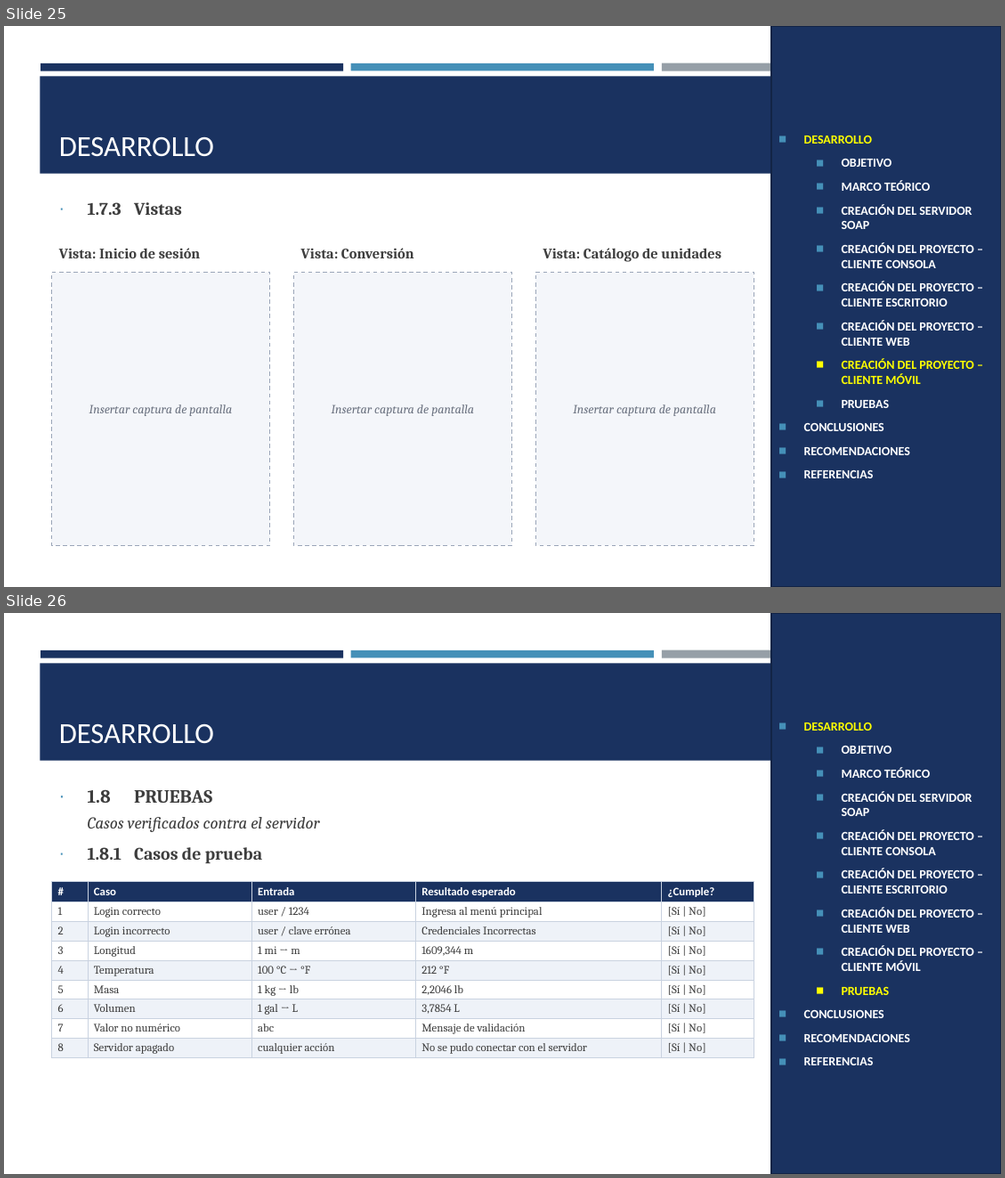
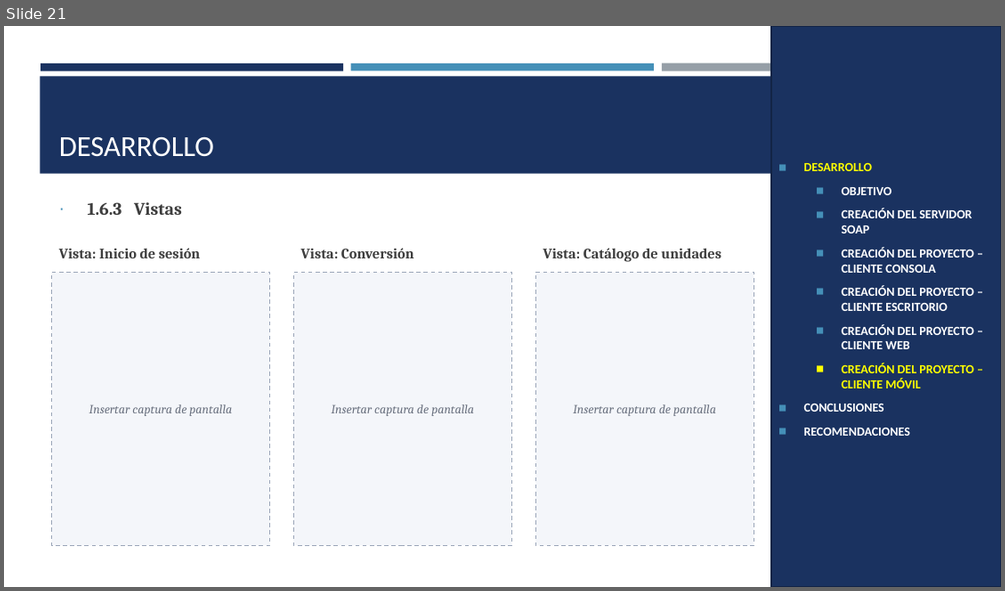
Before and after one commit to IMarcusDev/TI.1.1.-PAO202651_SOAP_JAVA_SINBDD_NRC_36883_GR04, a slide deck: 05. DOCUMENTACION/PRESENTACION TI.1.1. SOAP sin BDD en JAVA GR4.pptx. Shown one above the other, each under a label of ours: slides 25 and 26 before the commit, slide 21 after it. The pictures are 1005x1178 and 1005x591 pixels, drawn with LibreOffice and Linux fonts; fonts in the diff are those of the drawing. Boxes give left, top, right and bottom in pixels: in the first picture for what was removed or moved away, otherwise in the second. Text is boxed around its words. In the diff, an @@ line names an element or a change of style, - is before the commit and + after.

```diff
--- a/05. DOCUMENTACION/PRESENTACION TI.1.1. SOAP sin BDD en JAVA GR4.pptx
+++ b/05. DOCUMENTACION/PRESENTACION TI.1.1. SOAP sin BDD en JAVA GR4.pptx
@@ slide 26 removed at (x1=4, y1=613, x2=1001, y2=1174), background #FFFFFF; not listed: 4 template elements that a slide beside it also shows @@
@@ rectangle removed at (x1=771, y1=613, x2=1001, y2=1174) @@
-◼ DESARROLLO
-  ◼ OBJETIVO
-  ◼ MARCO TEÓRICO
-  ◼ CREACIÓN DEL SERVIDOR SOAP
-  ◼ CREACIÓN DEL PROYECTO – CLIENTE CONSOLA
-  ◼ CREACIÓN DEL PROYECTO – CLIENTE ESCRITORIO
-  ◼ CREACIÓN DEL PROYECTO – CLIENTE WEB
-  ◼ CREACIÓN DEL PROYECTO – CLIENTE MÓVIL
-  ◼ PRUEBAS
-◼ CONCLUSIONES
-◼ RECOMENDACIONES
-◼ REFERENCIAS
@@ title removed at (x1=59, y1=724, x2=214, y2=744) @@
-DESARROLLO
@@ text removed at (x1=88, y1=789, x2=320, y2=863) @@
-∙ 1.8 PRUEBAS
-Casos verificados contra el servidor
-∙ 1.8.1 Casos de prueba
@@ table removed at (x1=52, y1=882, x2=753, y2=1069), 9 rows, 5 columns @@
-# | Caso | Entrada | Resultado esperado | ¿Cumple?
-1 | Login correcto | user / 1234 | Ingresa al menú principal | [Sí | No]
-2 | Login incorrecto | user / clave errónea | Credenciales Incorrectas | [Sí | No]
-3 | Longitud | 1 mi → m | 1609,344 m | [Sí | No]
-4 | Temperatura | 100 °C → °F | 212 °F | [Sí | No]
-5 | Masa | 1 kg → lb | 2,2046 lb | [Sí | No]
-6 | Volumen | 1 gal → L | 3,7854 L | [Sí | No]
-7 | Valor no numérico | abc | Mensaje de validación | [Sí | No]
-8 | Servidor apagado | cualquier acción | No se pudo conectar con el servidor | [Sí | No]
@@ what was slide 25 is now slide 21 @@
@@ slide 21 changed as well @@
@@ text in rectangle at (x1=841, y1=180, x2=930, y2=191): paragraph removed @@
-  ◼ MARCO TEÓRICO
@@ text at (x1=88, y1=202, x2=182, y2=215): text changed @@
-∙ 1.7.3 Vistas
+∙ 1.6.3 Vistas
@@ text in rectangle at (x1=841, y1=400, x2=890, y2=408): paragraph removed @@
-  ◼ PRUEBAS
@@ text in rectangle at (x1=804, y1=470, x2=874, y2=478): paragraph removed @@
-◼ REFERENCIAS
```
Also in this commit, not shown: 21 other slides changed, 6 other slides removed.
